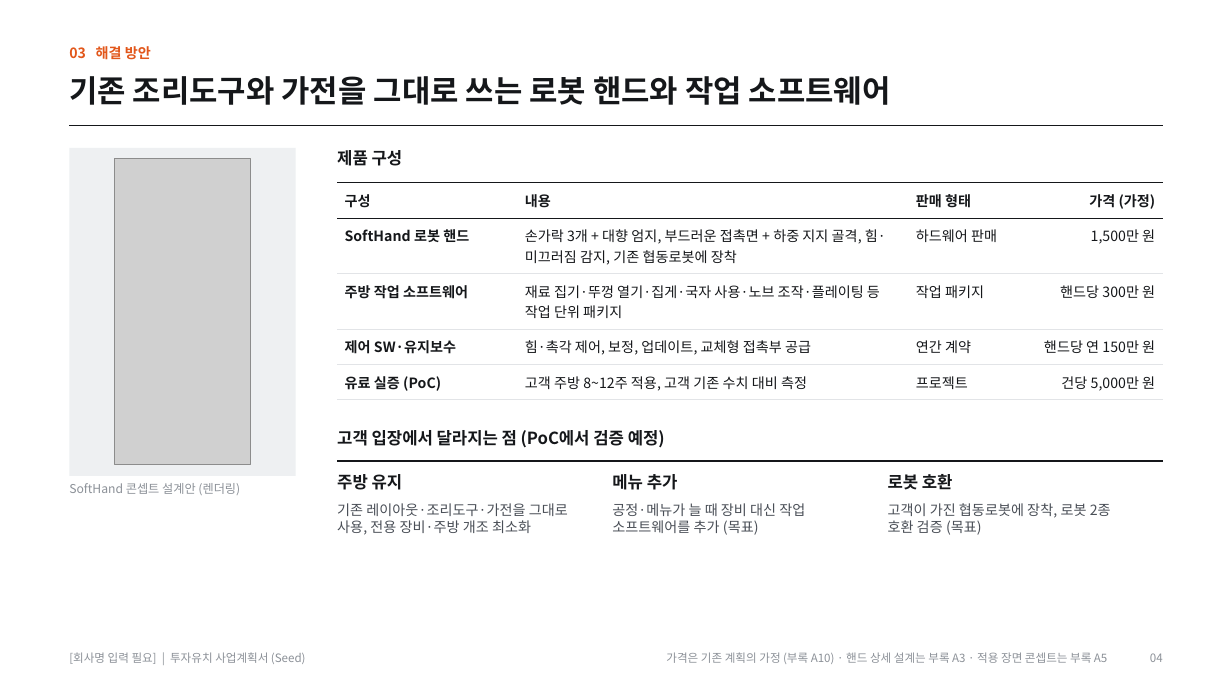
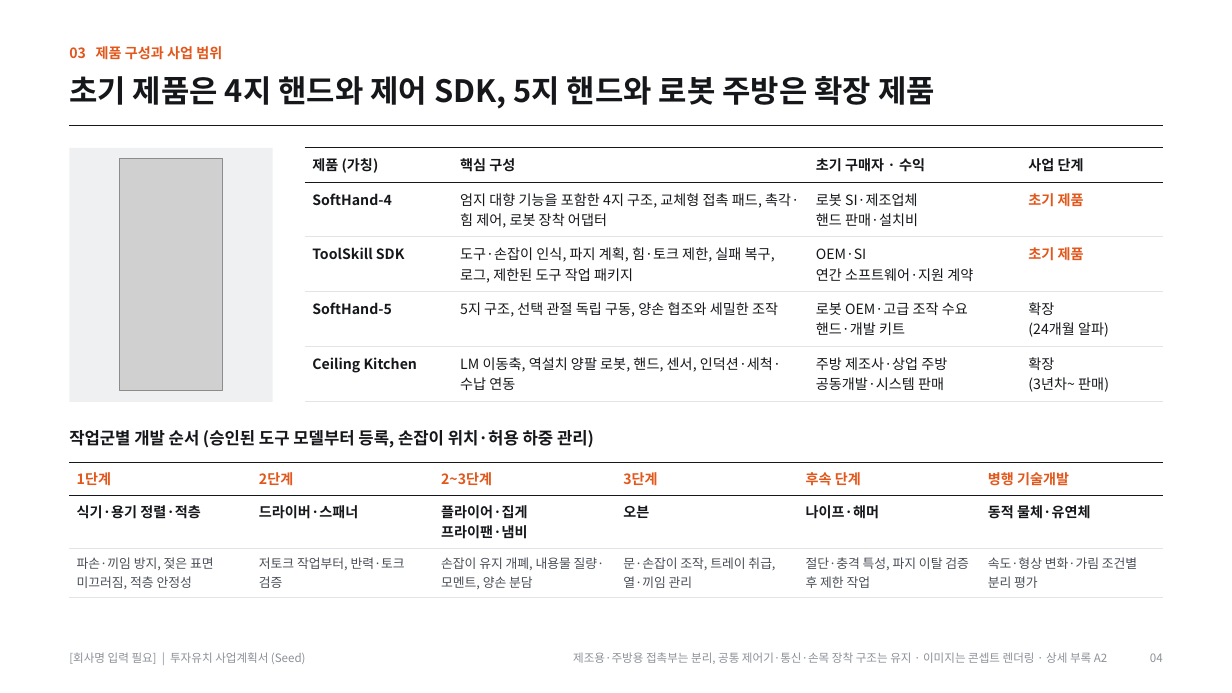
Before and after one commit to kimdonghyun2789-hash/D, a slide deck: slide 4 of SoftHand_Founding_Seed_IR_Deck_Final.pptx. Drawn at 1232x693 pixels with LibreOffice and Linux fonts; fonts in the diff are those of the drawing; grey boxes stand for pictures. Boxes give left, top, right and bottom in pixels: in the first picture for what was removed or moved away, otherwise in the second. Text is boxed around its words. In the diff, an @@ line names an element or a change of style, - is before the commit and + after.

```diff
--- a/SoftHand_Founding_Seed_IR_Deck_Final.pptx
+++ b/SoftHand_Founding_Seed_IR_Deck_Final.pptx
@@ text at (69, 44, 222, 62): text changed @@
-03 해결 방안
+03 제품 구성과 사업 범위
@@ text at (69, 76, 935, 109): text changed @@
-기존 조리도구와 가전을 그대로 쓰는 로봇 핸드와 작업 소프트웨어
+초기 제품은 4지 핸드와 제어 SDK, 5지 핸드와 로봇 주방은 확장 제품
@@ rectangle: place and size @@
-rectangle at (69, 148, 296, 476)
+rectangle at (69, 148, 273, 402)
@@ table added at (305, 148, 1163, 401), 5 rows, 4 columns @@
+제품 (가칭) | 핵심 구성 | 초기 구매자 · 수익 | 사업 단계
+SoftHand-4 | 엄지 대향 기능을 포함한 4지 구조, 교체형 접촉 패드, 촉각·힘 제어, 로봇 장착 어댑터 | 로봇 SI·제조업체 / 핸드 판매·설치비 | 초기 제품
+ToolSkill SDK | 도구·손잡이 인식, 파지 계획, 힘·토크 제한, 실패 복구, 로그, 제한된 도구 작업 패키지 | OEM·SI / 연간 소프트웨어·지원 계약 | 초기 제품
+SoftHand-5 | 5지 구조, 선택 관절 독립 구동, 양손 협조와 세밀한 조작 | 로봇 OEM·고급 조작 수요 / 핸드·개발 키트 | 확장 / (24개월 알파)
+Ceiling Kitchen | LM 이동축, 역설치 양팔 로봇, 핸드, 센서, 인덕션·세척·수납 연동 | 주방 제조사·상업 주방 / 공동개발·시스템 판매 | 확장 / (3년차~ 판매)
@@ picture: place and size @@
-picture at (115, 159, 250, 465)
+picture at (119, 159, 222, 391)
@@ text removed at (337, 150, 403, 166) @@
-제품 구성
@@ table removed at (337, 183, 1163, 400), 5 rows, 4 columns @@
-구성 | 내용 | 판매 형태 | 가격 (가정)
-SoftHand 로봇 핸드 | 손가락 3개 + 대향 엄지, 부드러운 접촉면 + 하중 지지 골격, 힘·미끄러짐 감지, 기존 협동로봇에 장착 | 하드웨어 판매 | 1,500만 원
-주방 작업 소프트웨어 | 재료 집기·뚜껑 열기·집게·국자 사용·노브 조작·플레이팅 등 작업 단위 패키지 | 작업 패키지 | 핸드당 300만 원
-제어 SW·유지보수 | 힘·촉각 제어, 보정, 업데이트, 교체형 접촉부 공급 | 연간 계약 | 핸드당 연 150만 원
-유료 실증 (PoC) | 고객 주방 8~12주 적용, 고객 기존 수치 대비 측정 | 프로젝트 | 건당 5,000만 원
@@ text added at (69, 430, 594, 448), 13 pt, text #15171A, bold @@
+작업군별 개발 순서 (승인된 도구 모델부터 등록, 손잡이 위치·허용 하중 관리)
@@ text removed at (337, 430, 665, 448) @@
-고객 입장에서 달라지는 점 (PoC에서 검증 예정)
@@ table added at (69, 463, 1162, 598), 3 rows, 6 columns @@
+1단계 | 2단계 | 2~3단계 | 3단계 | 후속 단계 | 병행 기술개발
+식기·용기 정렬·적층 | 드라이버·스패너 | 플라이어·집게 / 프라이팬·냄비 | 오븐 | 나이프·해머 | 동적 물체·유연체
+파손·끼임 방지, 젖은 표면 미끄러짐, 적층 안정성 | 저토크 작업부터, 반력·토크 검증 | 손잡이 유지 개폐, 내용물 질량·모멘트, 양손 분담 | 문·손잡이 조작, 트레이 취급, 열·끼임 관리 | 절단·충격 특성, 파지 이탈 검증 후 제한 작업 | 속도·형상 변화·가림 조건별 분리 평가
@@ line removed from (337, 461) to (1163, 461) @@
@@ text removed at (337, 474, 403, 490) @@
-주방 유지
@@ text removed at (612, 474, 678, 490) @@
-메뉴 추가
@@ text removed at (888, 474, 953, 490) @@
-로봇 호환
@@ text removed at (69, 483, 240, 495) @@
-SoftHand 콘셉트 설계안 (렌더링)
@@ text removed at (337, 503, 568, 535) @@
-기존 레이아웃·조리도구·가전을 그대로 사용, 전용 장비·주방 개조 최소화
@@ text removed at (612, 503, 805, 535) @@
-공정·메뉴가 늘 때 장비 대신 작업 소프트웨어를 추가 (목표)
@@ text removed at (888, 503, 1111, 535) @@
-고객이 가진 협동로봇에 장착, 로봇 2종 호환 검증 (목표)
@@ text at (573, 652, 1107, 664): text changed @@
-가격은 기존 계획의 가정 (부록 A10) · 핸드 상세 설계는 부록 A3 · 적용 장면 콘셉트는 부록 A5
+제조용·주방용 접촉부는 분리, 공통 제어기·통신·손목 장착 구조는 유지 · 이미지는 콘셉트 렌더링 · 상세 부록 A2
```
Also in this commit, not shown: 17 other slides changed, 15 slides added, 14 slides removed, 17 other files.
